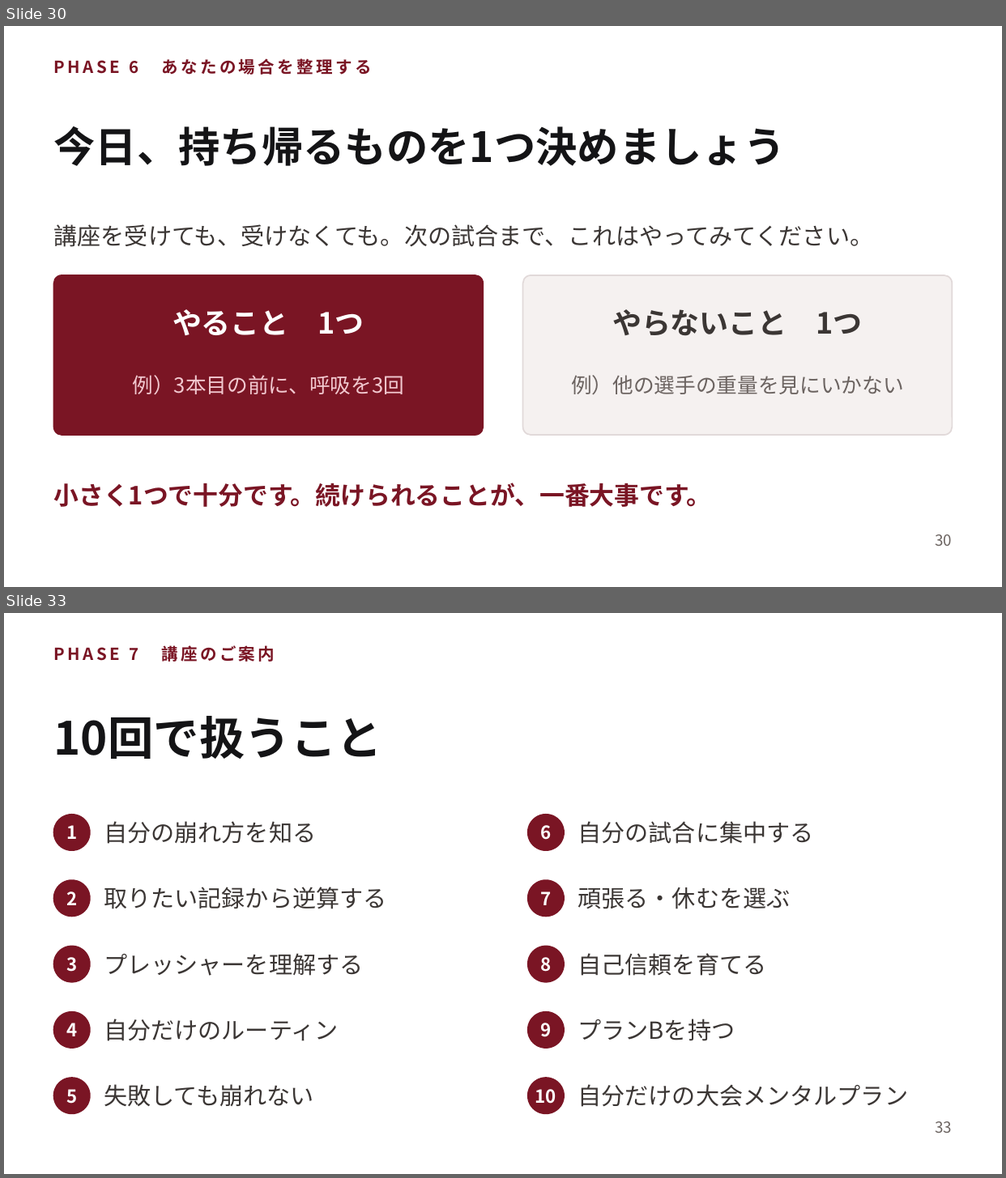
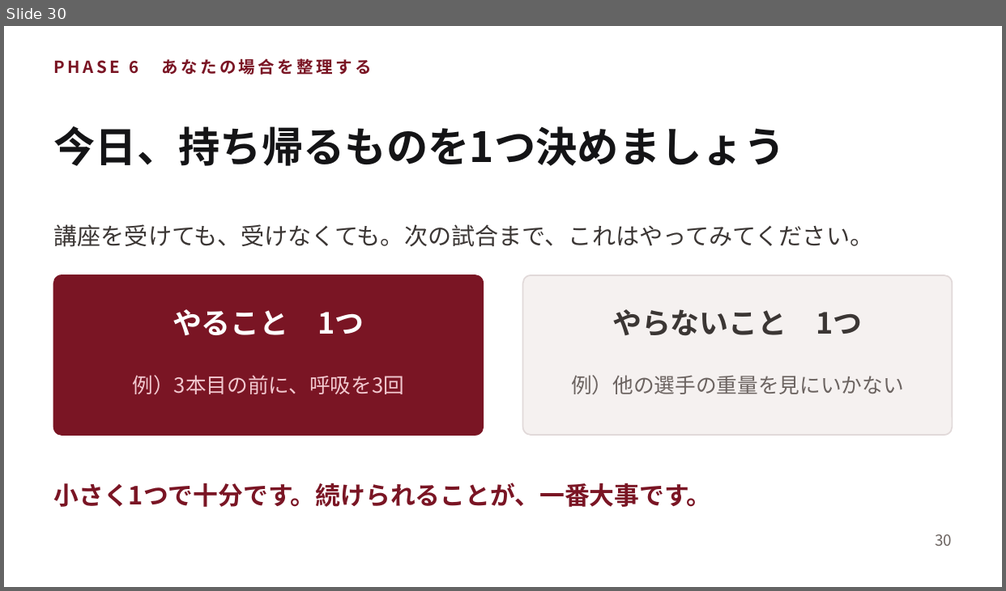
Before and after one commit to shiori0823/shiorin-trainer, a slide deck: deck/consultation-deck.pptx. Shown one above the other, each under a label of ours: slides 30 and 33 before the commit, slide 30 after it; the slides between them are not shown. The pictures are 1006x1178 and 1006x591 pixels, drawn with LibreOffice and Linux fonts; fonts in the diff are those of the drawing. Boxes give left, top, right and bottom in pixels: in the first picture for what was removed or moved away, otherwise in the second. Text is boxed around its words. In the diff, an @@ line names an element or a change of style, - is before the commit and + after.

```diff
--- a/deck/consultation-deck.pptx
+++ b/deck/consultation-deck.pptx
@@ slide 33 removed at [4, 613, 1002, 1174], background #FFFFFF @@
@@ text removed at [54, 645, 275, 662] @@
-PHASE 7 講座のご案内
@@ text removed at [54, 716, 382, 759] @@
-10回で扱うこと
@@ ellipse removed at [54, 815, 90, 850] @@
@@ text removed at [66, 825, 77, 839] @@
-1
@@ text removed at [104, 821, 316, 844] @@
-自分の崩れ方を知る
@@ ellipse removed at [528, 815, 564, 850] @@
@@ text removed at [540, 825, 551, 840] @@
-6
@@ text removed at [577, 821, 813, 844] @@
-自分の試合に集中する
@@ ellipse removed at [54, 880, 90, 917] @@
@@ text removed at [66, 892, 77, 905] @@
-2
@@ text removed at [104, 887, 387, 909] @@
-取りたい記録から逆算する
@@ ellipse removed at [528, 880, 564, 917] @@
@@ text removed at [540, 892, 551, 905] @@
-7
@@ text removed at [577, 888, 790, 909] @@
-頑張る・休むを選ぶ
@@ ellipse removed at [54, 946, 90, 982] @@
@@ ellipse removed at [528, 946, 564, 982] @@
@@ text removed at [66, 957, 77, 972] @@
-3
@@ text removed at [104, 953, 363, 976] @@
-プレッシャーを理解する
@@ text removed at [540, 957, 551, 972] @@
-8
@@ text removed at [577, 953, 766, 976] @@
-自己信頼を育てる
@@ ellipse removed at [54, 1012, 90, 1048] @@
@@ text removed at [66, 1023, 77, 1037] @@
-4
@@ text removed at [104, 1019, 339, 1041] @@
-自分だけのルーティン
@@ ellipse removed at [528, 1012, 564, 1048] @@
@@ text removed at [540, 1023, 551, 1037] @@
-9
@@ text removed at [577, 1019, 735, 1041] @@
-プランBを持つ
@@ ellipse removed at [54, 1078, 90, 1114] @@
@@ text removed at [66, 1089, 77, 1104] @@
-5
@@ text removed at [104, 1084, 314, 1106] @@
-失敗しても崩れない
@@ ellipse removed at [528, 1078, 564, 1114] @@
@@ text removed at [535, 1089, 556, 1104] @@
-10
@@ text removed at [577, 1084, 908, 1107] @@
-自分だけの大会メンタルプラン
@@ text removed at [935, 1122, 952, 1133] @@
-33
```
Also in this commit, not shown: 8 slides changed, 2 slides added, 10 other files.
